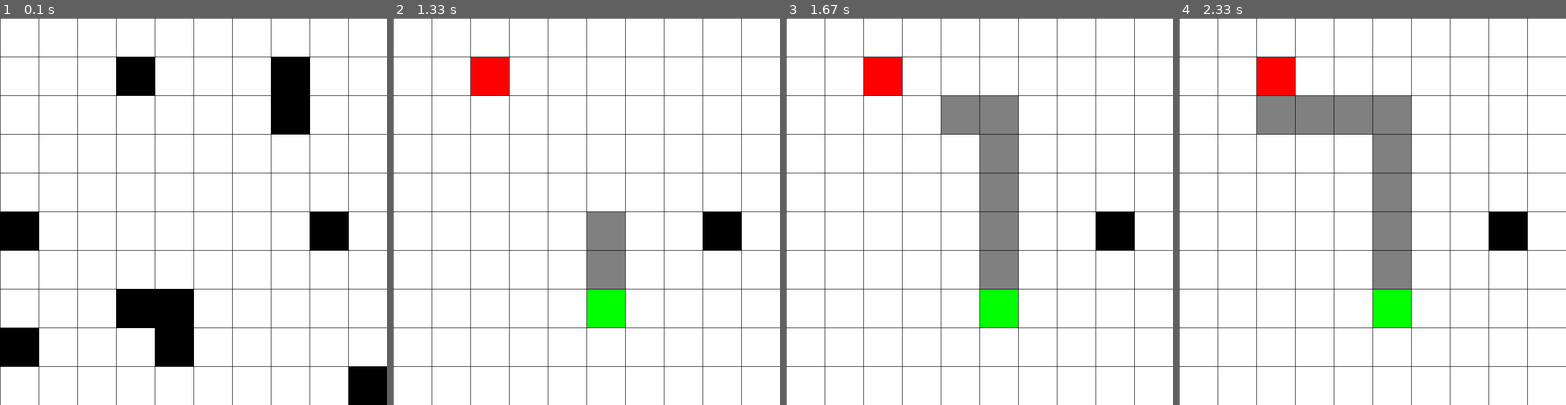
Above: before the commit, frames 1-4 (left to right).
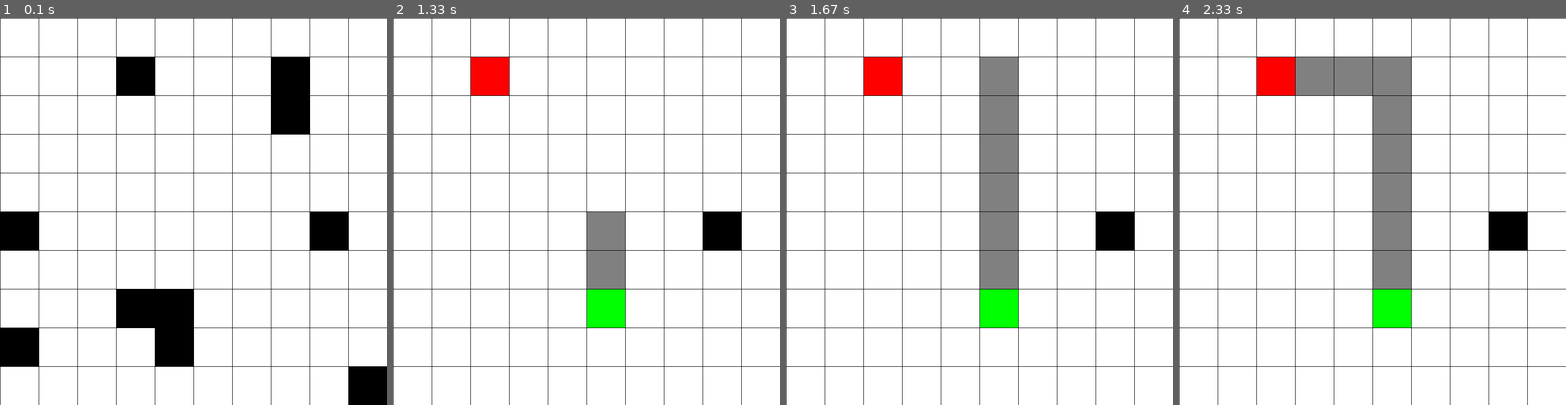
Above: after the commit, the same moments.

Repository: MichalKacprzak99/pathfinding-pygame
Game: pygame game, started from src/main.py
Two runs of this game, one before a commit and one after it. Both use one fixed random seed, a clock stepped at 60 frames per second and the inputs below.
Inputs (mouse positions are in pixels of both pictures, inside the frame that each line leads up to):
- Up to frame 1 (0.1 s): no input
- Up to frame 2 (1.33 s): tap R at 0.33 s; click (625, 296) at 0.78 s; click (485, 68) at 1.08 s
- Up to frame 3 (1.67 s): no input
- Up to frame 4 (2.33 s): no input

Frames 1-2 are identical in both runs. In frame 3, 2.0% of the frame differs, in the area x 40-60%, y 10-30%; in frame 4, 5.9%, in the area x 20-60%, y 10-30%.

Commit message:
fix pathfinding after recreate board

Diff:
--- a/src/board.py
+++ b/src/board.py
@@ -106,4 +106,5 @@
 
         :return: None
         """
+        self.matrix = np.full((10, 10), 1)
         self.obstacles = self.create_obstacles()
--- a/src/simulation.py
+++ b/src/simulation.py
@@ -71,6 +71,7 @@
         """
         self.path_finder.reset()
         self.board.recreate_obstacles()
+        self.path_finder.matrix = self.board.matrix
         self.board.draw_board()
 
     def choose_square(self):
